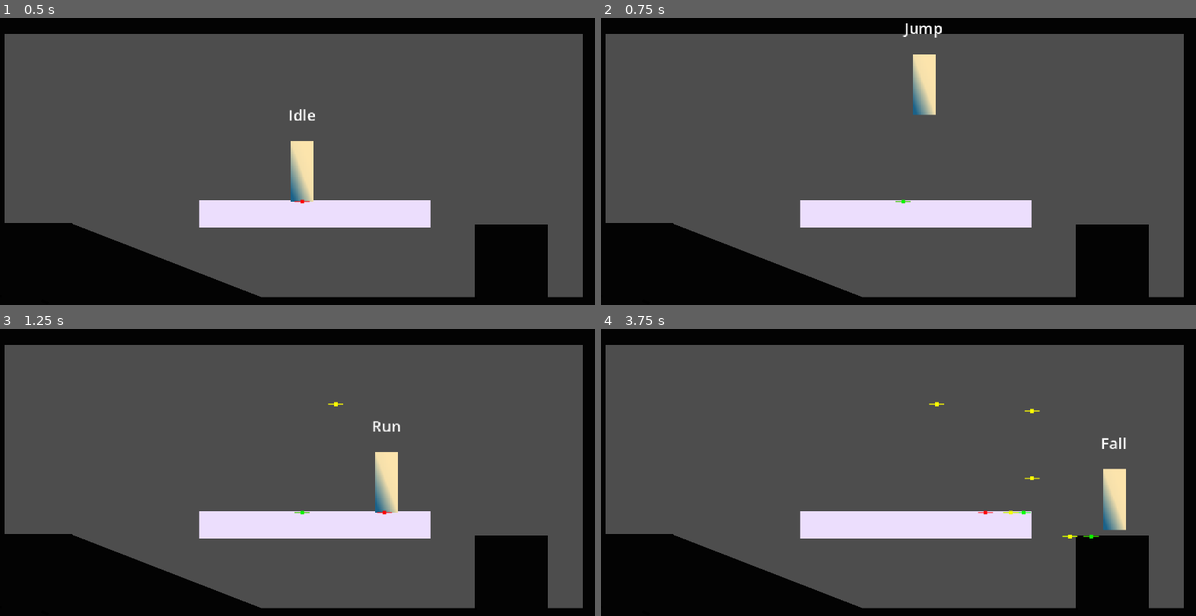
Above: before the commit, frames 1-4 (two rows, left to right).
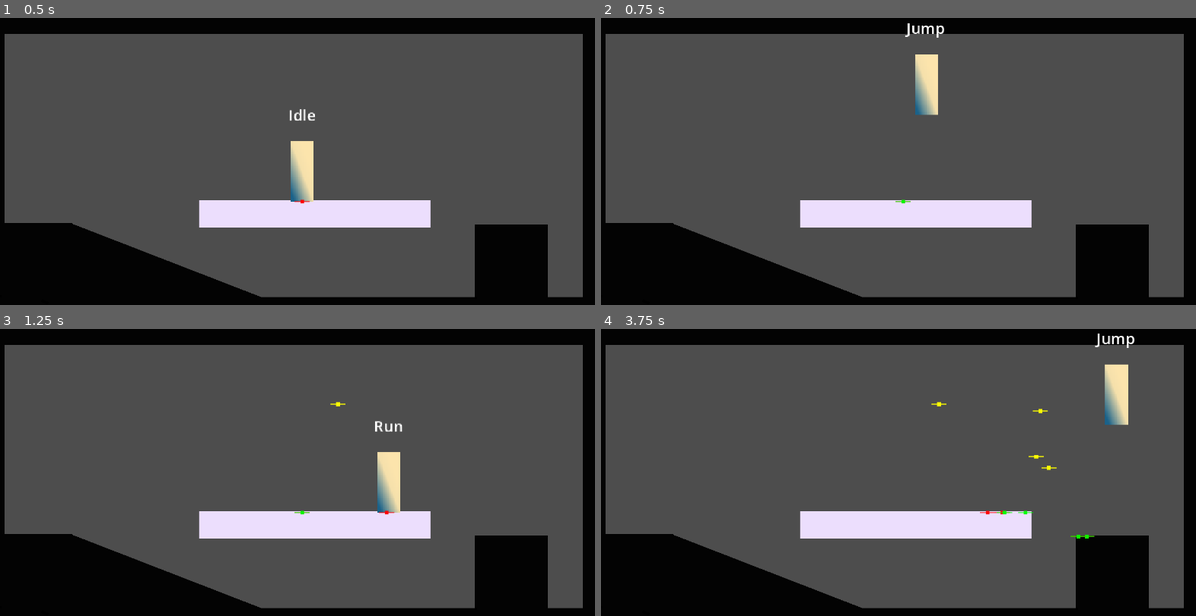
Above: after the commit, the same moments.

Repository: skylkw/metroidvania-forge
Game: Godot game, scene res://playground.tscn
The game is run twice, just before and just after one commit, with the same random seed, the same clock (stepped at 60 frames per second) and the same inputs.
Inputs:
- Up to frame 1 (0.5 s): no input
- Up to frame 2 (0.75 s): tap Enter at 0.5 s; hold Right (right) from 0.53 s (still down); hold K (jump) from 0.53 s (still down)
- Up to frame 3 (1.25 s): keep holding Right (right); keep holding K (jump)
- Up to frame 4 (3.75 s): release K (jump) at 1.28 s; tap L at 1.35, 3.6 s; tap K (jump) at 1.52, 1.55, 1.82, 2.85, 3.02, 3.32 s; release Right (right) at 2.03 s; hold Left (left) 2.03-2.78 s; hold K (jump) 2.03-2.78 s; tap E at 2.1 s; hold Right (right) from 2.78 s (still down); hold K (jump) from 3.53 s (still down)

Frame 1 is identical in both runs. In frame 2, 0.5% of the frame differs, in the area x 50-58%, y 1-34%; in frame 3, 0.5%; in frame 4, 2.1%, in the area x 55-90%, y 1-74%.

Commit message:
重构玩家状态管理，优化状态切换逻辑并添加状态历史记录

Diff:
--- a/player/scripts/player.gd
+++ b/player/scripts/player.gd
@@ -1,84 +1,179 @@
 class_name Player extends CharacterBody2D
 
+# 项目配置键名：读取 Godot 项目设置中的默认 2D 重力。
+const PROJECT_GRAVITY_SETTING_PATH: String = "physics/2d/default_gravity"
+# 起身检测时只需要知道是否命中，查询 1 个结果即可。
+const STAND_UP_QUERY_MAX_RESULTS: int = 1
+# 调试跳跃指示器存在时长。
+const DEBUG_INDICATOR_LIFETIME_SECONDS: float = 3.0
+# 状态历史至少保留 1 条，避免配置为 0 时逻辑异常。
+const MIN_STATE_HISTORY_CAPACITY: int = 1
+# 历史查询层级：1 表示上一个状态，2 表示上上个状态。
+const HISTORY_LEVEL_START: int = 1
 const DEBUG_JUMP_INDICATOR = preload("uid://bipj6qgwefvf")
 
-@export var move_speed: float = 100
+# === 可调参数（Inspector） ===
+@export var move_speed: float = 100.0
+@export var debug_state_indicators: bool = true
+# 状态历史容量，默认保留最近 8 次状态切换记录。
+@export_range(1, 32, 1) var state_history_capacity: int = 8
 
-var states: Array[PlayerState]
-var cuttent_state: PlayerState:
-	get: return states.front()
-var previous_state: PlayerState:
-	get: return states[1]
+# === 运行时状态 ===
+var state_nodes: Array[PlayerState] = []
+var current_state: PlayerState = null
+var state_history: Array[PlayerState] = []
 
 var direction: Vector2 = Vector2.ZERO
-var gravity: float = 980.0
+var gravity: float = float(ProjectSettings.get_setting(PROJECT_GRAVITY_SETTING_PATH))
 var gravity_scale: float = 1.0
 
+# === 关键节点缓存 ===
 @onready var collision_stand: CollisionShape2D = $CollisionStand
 @onready var collision_crouch: CollisionShape2D = $CollisionCrouch
 @onready var one_way_platform_raycast: RayCast2D = $OneWayPlatformRaycast
+@onready var states_root: Node = $States
+@onready var state_label: Label = $Label
 
 
 func _ready() -> void:
+	# 启动时构建状态列表并进入初始状态。
 	initialize_states()
 
 
 func _process(delta: float) -> void:
+	# 先读取输入方向，再让当前状态处理逐帧逻辑。
 	update_direction()
-	change_state(cuttent_state.process(delta))
+	if current_state == null:
+		return
+	change_state(current_state.process(delta))
 
 
 func _physics_process(delta: float) -> void:
+	# 物理帧采用两阶段：
+	# 1) 先更新速度参数；2) move_and_slide 后再基于最新碰撞做状态切换。
+	if current_state == null:
+		return
 	velocity.y += gravity * delta * gravity_scale
+	current_state.physics_update(delta)
 	move_and_slide()
-	change_state(cuttent_state.physics_process(delta))
+	change_state(current_state.physics_transition(delta))
 
 
 func _unhandled_input(event: InputEvent) -> void:
-	change_state(cuttent_state.handle_input(event))
+	# 输入事件优先交由当前状态决定是否切换。
+	if current_state == null:
+		return
+	change_state(current_state.handle_input(event))
 
 
 func initialize_states() -> void:
-	states = []
-	for c in $States.get_children():
-		if c is PlayerState:
-			states.append(c)
-			c.player = self
-	if states.is_empty():
+	# 收集 States 节点下的全部 PlayerState，并注入 player 引用。
+	state_nodes.clear()
+	state_history.clear()
+	for child in states_root.get_children():
+		if child is PlayerState:
+			var state := child as PlayerState
+			state_nodes.append(state)
+			state.player = self
+
+	# 没有状态节点时给出警告并直接返回。
+	if state_nodes.is_empty():
+		push_warning("Player has no PlayerState children under States.")
 		return
 
-	for state in states:
+	# 允许各状态在这里做一次性初始化。
+	for state in state_nodes:
 		state.init()
-	$Label.text = cuttent_state.name
-	change_state(cuttent_state)
+
+	# 默认取第一个状态作为初始状态。
+	current_state = state_nodes.front()
+	state_label.text = current_state.name
+	current_state.enter()
 
 
 func change_state(new_state: PlayerState) -> void:
-	if new_state == null:
+	# 空状态或重复状态不切换。
+	if new_state == null or new_state == current_state:
 		return
-	elif new_state == cuttent_state:
+
+	# 先退出旧状态，再进入新状态，保证生命周期顺序稳定。
+	if current_state != null:
+		current_state.exit()
+		_record_state_history(current_state)
+
+	current_state = new_state
+	current_state.enter()
+	state_label.text = current_state.name
+
+
+func get_history_state(level: int = HISTORY_LEVEL_START) -> PlayerState:
+	# level=1 表示上一个状态，level=2 表示上上个状态，以此类推。
+	if level < HISTORY_LEVEL_START:
+		push_warning("State history level must be >= 1.")
+		return null
+
+	var history_index: int = level - HISTORY_LEVEL_START
+	if history_index >= state_history.size():
+		return null
+	return state_history[history_index]
+
+
+func is_history_state(state: PlayerState, level: int = HISTORY_LEVEL_START) -> bool:
+	# 便捷判断：检查指定层级的历史状态是否等于目标状态。
+	if state == null:
+		return false
+	return get_history_state(level) == state
+
+
+func get_state_history_count() -> int:
+	# 返回当前已记录的历史条目数量。
+	return state_history.size()
+
+
+func get_state_history_snapshot(max_count: int = -1) -> Array[PlayerState]:
+	# 返回历史快照副本，避免外部误改内部数组；可选限制返回数量。
+	var snapshot: Array[PlayerState] = state_history.duplicate()
+	if max_count < 0:
+		return snapshot
+	if max_count == 0:
+		return []
+	if max_count >= snapshot.size():
+		return snapshot
+	snapshot.resize(max_count)
+	return snapshot
+
+
+func clear_state_history() -> void:
+	# 在关卡重置、角色复活等场景下可主动清空历史。
+	state_history.clear()
+
+
+func _record_state_history(state: PlayerState) -> void:
+	if state == null:
 		return
-	if cuttent_state:
-		cuttent_state.exit()
-	states.push_front(new_state)
-	cuttent_state.enter()
-	states.resize(3)
-	$Label.text = cuttent_state.name
+
+	state_history.push_front(state)
+	var history_capacity: int = max(state_history_capacity, MIN_STATE_HISTORY_CAPACITY)
+	if state_history.size() > history_capacity:
+		state_history.resize(history_capacity)
 
 
 func update_direction() -> void:
-	#var prev_direction: Vector2 = direction
-	var x_axis = Input.get_axis("left", "right")
-	var y_axis = Input.get_axis("up", "down")
+	# 统一通过输入映射读取二维方向输入。
+	var x_axis: float = Input.get_axis("left", "right")
+	var y_axis: float = Input.get_axis("up", "down")
 	direction = Vector2(x_axis, y_axis)
-
-	pass
 
 
 func add_debug_jump_indicator(color: Color = Color.RED) -> void:
-	var indicator = DEBUG_JUMP_INDICATOR.instantiate()
+	# 关闭调试开关时不生成任何调试节点。
+	if not debug_state_indicators:
+		return
+
+	# 生成临时调试标记，便于观察状态切换时机。
+	var indicator := DEBUG_JUMP_INDICATOR.instantiate()
 	get_tree().root.add_child(indicator)
 	indicator.global_position = global_position
 	indicator.modulate = color
-	await get_tree().create_timer(3).timeout
+	await get_tree().create_timer(DEBUG_INDICATOR_LIFETIME_SECONDS).timeout
 	indicator.queue_free()
--- a/player/states/crouch.gd
+++ b/player/states/crouch.gd
@@ -1,44 +1,52 @@
 class_name PlayStateCrouch extends PlayerState
-@export var deceleration_rate: float = 500
+
+# 松开下方向到该阈值以下时尝试起身。
+const STAND_UP_INPUT_THRESHOLD: float = 0.5
+
+@export var deceleration_rate: float = 500.0
+@export var one_way_drop_distance: float = 1.0
+
 
 func init() -> void:
+	# 预留初始化入口：后续可扩展为滑铲/匍匐等能力配置。
 	pass
 
-
 func enter() -> void:
+	# 进入 Crouch：启用矮碰撞体，禁用站立碰撞体。
 	player.collision_stand.disabled = true
 	player.collision_crouch.disabled = false
-	pass
 
 
 func exit() -> void:
+	# 退出 Crouch：恢复站立碰撞体。
 	player.collision_stand.disabled = false
 	player.collision_crouch.disabled = true
-	pass
 
 
 func handle_input(event: InputEvent) -> PlayerState:
+	# Crouch 中按跳跃：若脚下是单向平台则执行下落，否则正常起跳。
 	if event.is_action_pressed("jump"):
 		if player.one_way_platform_raycast.is_colliding():
-			player.position.y += 1
-			print('fall')
+			player.position.y += one_way_drop_distance
 			return fall
 		return jump
-	return next_state
+	return null
 
 
-func process(delta: float) -> PlayerState:
-	if player.direction.y <= 0.5:
+func process(_delta: float) -> PlayerState:
+	# 只有在输入允许且头顶有空间时才回到 Idle，防止顶住天花板时强制起身。
+	if player.direction.y <= STAND_UP_INPUT_THRESHOLD:
 		return idle
+	return null
 
 
-	return next_state
+func physics_update(delta: float) -> void:
+	# 蹲下状态下水平速度逐步衰减，避免突然停住造成手感突兀。
+	player.velocity.x = move_toward(player.velocity.x, 0.0, deceleration_rate * delta)
 
 
-func physics_process(delta: float) -> PlayerState:
-	player.velocity.x = move_toward(player.velocity.x, 0, deceleration_rate * delta)
-
-
+func physics_transition(_delta: float) -> PlayerState:
+	# move_and_slide 后若离地则进入 Fall。
 	if not player.is_on_floor():
 		return fall
-	return next_state
+	return null
--- a/player/states/fall.gd
+++ b/player/states/fall.gd
@@ -1,4 +1,7 @@
 class_name PlayStateFall extends PlayerState
+
+# 离开下落状态后恢复到默认重力倍率。
+const DEFAULT_GRAVITY_SCALE: float = 1.0
 
 @export var coyote_time: float = 0.4
 @export var fall_gravity_scale: float = 1.165
@@ -9,41 +12,54 @@
 
 
 func init() -> void:
+	# 预留初始化入口：后续可扩展不同地形/能力下的下落参数。
 	pass
 
 
 func enter() -> void:
+	# 下落阶段提升重力倍率，让手感更利落。
 	player.gravity_scale = fall_gravity_scale
-	if player.previous_state == jump:
+	# 如果刚从 Jump 进入 Fall，则不再给土狼时间；否则给予短暂补偿窗口。
+	if player.is_history_state(jump):
 		coyote_timer = 0.0
 	else:
 		coyote_timer = coyote_time
+	# 每次进入 Fall 重置输入缓冲，避免跨状态残留。
+	buffer_timer = 0.0
 
 
 func exit() -> void:
-	player.gravity_scale = 1.0
+	# 离开 Fall 后恢复默认重力倍率。
+	player.gravity_scale = DEFAULT_GRAVITY_SCALE
 	player.add_debug_jump_indicator(Color.RED)
 
 
 func handle_input(event: InputEvent) -> PlayerState:
+	# Fall 中按下跳跃：优先吃土狼时间，否则写入跳跃缓冲。
 	if event.is_action_pressed("jump"):
-		if coyote_timer > 0:
+		if coyote_timer > 0.0:
 			return jump
 		else:
 			buffer_timer = jump_buffer_time
-	return next_state
+	return null
 
 
 func process(delta: float) -> PlayerState:
-	coyote_timer -= delta
-	buffer_timer -= delta
-	return next_state
+	# 计时器只递减到 0，避免负值带来判断噪音。
+	coyote_timer = max(coyote_timer - delta, 0.0)
+	buffer_timer = max(buffer_timer - delta, 0.0)
+	return null
 
 
-func physics_process(delta: float) -> PlayerState:
+func physics_update(_delta: float) -> void:
+	# 空中持续应用横向控制。
+	player.velocity.x = player.direction.x * player.move_speed
+
+
+func physics_transition(_delta: float) -> PlayerState:
+	# move_and_slide 后若落地，优先消费跳跃缓冲，否则回到 Idle。
 	if player.is_on_floor():
-		if buffer_timer > 0:
+		if buffer_timer > 0.0:
 			return jump
 		return idle
-	player.velocity.x = player.direction.x * player.move_speed
-	return next_state
+	return null
--- a/player/states/idle.gd
+++ b/player/states/idle.gd
@@ -1,34 +1,48 @@
 class_name PlayStateIdle extends PlayerState
+
+# 下蹲输入阈值，避免直接在逻辑中写 0.5 这样的魔法数字。
+const CROUCH_INPUT_THRESHOLD: float = 0.5
 
 
 func init() -> void:
+	# 预留初始化入口：后续可在这里缓存节点、注册信号或读取配置。
 	pass
 
 
 func enter() -> void:
+	# 预留进入状态入口：后续可接入动画、特效、音效等。
 	pass
 
 
 func exit() -> void:
+	# 预留离开状态入口：后续可在这里做收尾逻辑。
 	pass
 
 
 func handle_input(event: InputEvent) -> PlayerState:
+	# 待机状态按下跳跃，立即切换到 Jump。
 	if event.is_action_pressed("jump"):
 		return jump
-	return next_state
+	return null
 
 
-func process(delta: float) -> PlayerState:
-	if player.direction.x != 0:
+func process(_delta: float) -> PlayerState:
+	# 只要有水平输入就切换到 Run。
+	if player.direction.x != 0.0:
 		return run
-	elif player.direction.y > 0.5:
+	# 下方向输入超过阈值则进入 Crouch。
+	if player.direction.y > CROUCH_INPUT_THRESHOLD:
 		return crouch
-	return next_state
+	return null
 
 
-func physics_process(delta: float) -> PlayerState:
-	player.velocity.x = 0
+func physics_update(_delta: float) -> void:
+	# 待机状态将水平速度归零，确保角色稳定站立。
+	player.velocity.x = 0.0
+
+
+func physics_transition(_delta: float) -> PlayerState:
+	# move_and_slide 后若失去地面接触，切换到 Fall。
 	if not player.is_on_floor():
 		return fall
-	return next_state
+	return null
--- a/player/states/jump.gd
+++ b/player/states/jump.gd
@@ -1,38 +1,52 @@
 class_name PlayStateJump extends PlayerState
+
+# 提前松开跳跃键时的纵向速度缩放系数，用于短跳。
+const SHORT_HOP_RELEASE_MULTIPLIER: float = 0.5
 
 @export var jump_speed: float = 450.0
 
 
 func init() -> void:
+	# 预留初始化入口：后续可扩展为多段跳配置加载。
 	pass
 
 
 func enter() -> void:
+	# 进入 Jump 时给一个向上的初速度。
 	player.add_debug_jump_indicator(Color.GREEN)
-	player.velocity.y = -jump_speed
-	pass
+	player.velocity.y = - jump_speed
 
 
 func exit() -> void:
+	# 离开 Jump 时保留调试可视化，便于观察状态切换点。
 	player.add_debug_jump_indicator(Color.YELLOW)
-	pass
 
 
 func handle_input(event: InputEvent) -> PlayerState:
+	# 松开跳跃键时触发短跳，但不立即切换到 Fall。
+	# 这样状态切换统一由 physics_process 的速度判断驱动。
 	if event.is_action_released("jump"):
-		player.velocity.y *= 0.5
-		return fall
-	return next_state
+		player.velocity.y *= SHORT_HOP_RELEASE_MULTIPLIER
+		return null
+	return null
 
 
-func process(delta: float) -> PlayerState:
-	return next_state
+func process(_delta: float) -> PlayerState:
+	# 预留逐帧逻辑入口，当前 Jump 逻辑主要在 physics_process 中处理。
+	pass
+	return null
 
 
-func physics_process(delta: float) -> PlayerState:
+func physics_update(_delta: float) -> void:
+	# 空中保留横向控制。
+	player.velocity.x = player.direction.x * player.move_speed
+
+
+func physics_transition(_delta: float) -> PlayerState:
+	# move_and_slide 后若已重新接触地面，直接回到 Idle。
 	if player.is_on_floor():
 		return idle
-	elif player.velocity.y >= 0:
+	# 上升速度耗尽后切换到 Fall。
+	if player.velocity.y >= 0.0:
 		return fall
-	player.velocity.x = player.direction.x * player.move_speed
-	return next_state
+	return null
--- a/player/states/player_state.gd
+++ b/player/states/player_state.gd
@@ -1,9 +1,10 @@
 @icon("res://player/states/state.svg")
 class_name PlayerState extends Node
 
+# Player 运行时注入的拥有者引用，子状态通过它访问角色数据。
 var player: Player
-var next_state: PlayerState
 
+# 通过 unique_name_in_owner 获取到的同级状态引用，便于直接返回目标状态。
 @onready var idle: PlayStateIdle = %Idle
 @onready var run: PlayStateRun = %Run
 @onready var jump: PlayStateJump = %Jump
@@ -12,24 +13,35 @@
 
 
 func init() -> void:
-	print("init", name)
+	# 预留初始化入口：子类可在这里缓存节点、读取参数、连接信号。
+	pass
 
 
 func enter() -> void:
+	# 预留进入状态入口：子类可在这里设置动画、速度、特效等。
 	pass
 
 
 func exit() -> void:
+	# 预留退出状态入口：子类可在这里做资源回收和状态清理。
 	pass
 
 
-func handle_input(event: InputEvent) -> PlayerState:
-	return next_state
+func handle_input(_event: InputEvent) -> PlayerState:
+	# 默认不切换状态，子类按需返回目标状态。
+	return null
 
 
-func process(delta: float) -> PlayerState:
-	return next_state
+func process(_delta: float) -> PlayerState:
+	# 默认不切换状态，子类可实现逐帧逻辑。
+	return null
 
 
-func physics_process(delta: float) -> PlayerState:
-	return next_state
+func physics_update(_delta: float) -> void:
+	# 物理阶段前半段：用于更新速度等运动参数，不做状态切换。
+	pass
+
+
+func physics_transition(_delta: float) -> PlayerState:
+	# 物理阶段后半段：move_and_slide 后基于最新碰撞结果做状态切换。
+	return null
--- a/player/states/run.gd
+++ b/player/states/run.gd
@@ -1,34 +1,48 @@
 class_name PlayStateRun extends PlayerState
+
+# 下蹲输入阈值，统一与其他状态一致，避免魔法数字散落。
+const CROUCH_INPUT_THRESHOLD: float = 0.5
 
 
 func init() -> void:
+	# 预留初始化入口：后续可扩展为跑步状态的参数准备。
 	pass
 
 
 func enter() -> void:
+	# 预留进入入口：后续可触发跑步动画或粒子效果。
 	pass
 
 
 func exit() -> void:
+	# 预留退出入口：后续可做冲刺残留状态清理。
 	pass
 
 
 func handle_input(event: InputEvent) -> PlayerState:
-	if event.is_action_pressed('jump'):
+	# 跑步时按下跳跃，切换到 Jump。
+	if event.is_action_pressed("jump"):
 		return jump
-	return next_state
+	return null
 
 
-func process(delta: float) -> PlayerState:
-	if player.direction.x == 0:
+func process(_delta: float) -> PlayerState:
+	# 丢失水平输入，回到待机。
+	if player.direction.x == 0.0:
 		return idle
-	elif player.direction.y > 0.5:
+	# 向下输入达到阈值时进入下蹲。
+	if player.direction.y > CROUCH_INPUT_THRESHOLD:
 		return crouch
-	return next_state
+	return null
 
 
-func physics_process(delta: float) -> PlayerState:
+func physics_update(_delta: float) -> void:
+	# 跑步状态持续刷新水平速度。
 	player.velocity.x = player.direction.x * player.move_speed
+
+
+func physics_transition(_delta: float) -> PlayerState:
+	# move_and_slide 后若失去地面接触，切换到 Fall。
 	if not player.is_on_floor():
 		return fall
-	return next_state
+	return null
--- a/playground.tscn
+++ b/playground.tscn
@@ -109,7 +109,7 @@
 texture = SubResource("GradientTexture2D_wt17y")
 
 [node name="StaticBody2D" type="StaticBody2D" parent="OneWayPlatform" unique_id=513612103]
-collision_layer = 3
+collision_layer = 2
 collision_mask = 0
 
 [node name="CollisionShape2D" type="CollisionShape2D" parent="OneWayPlatform/StaticBody2D" unique_id=1869854102]
